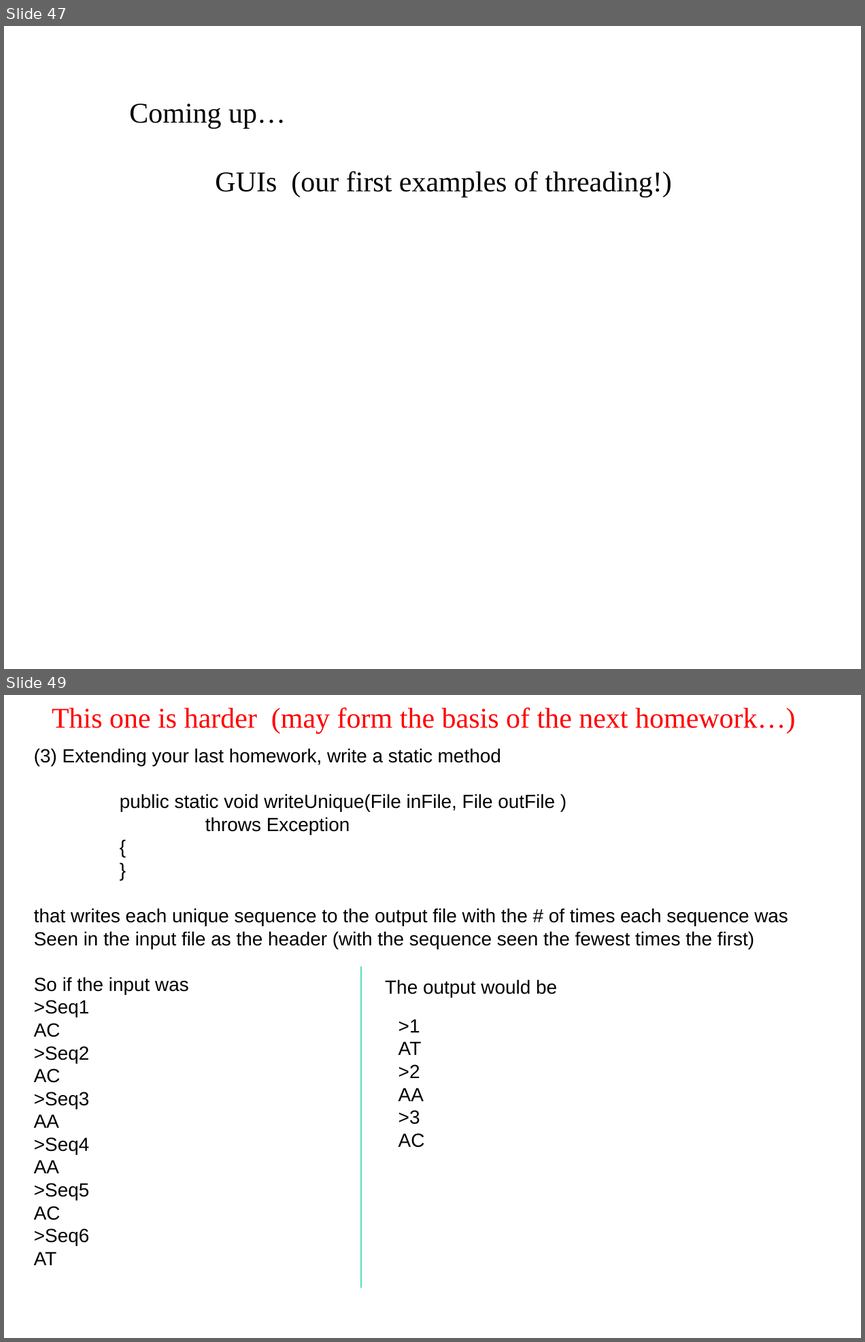
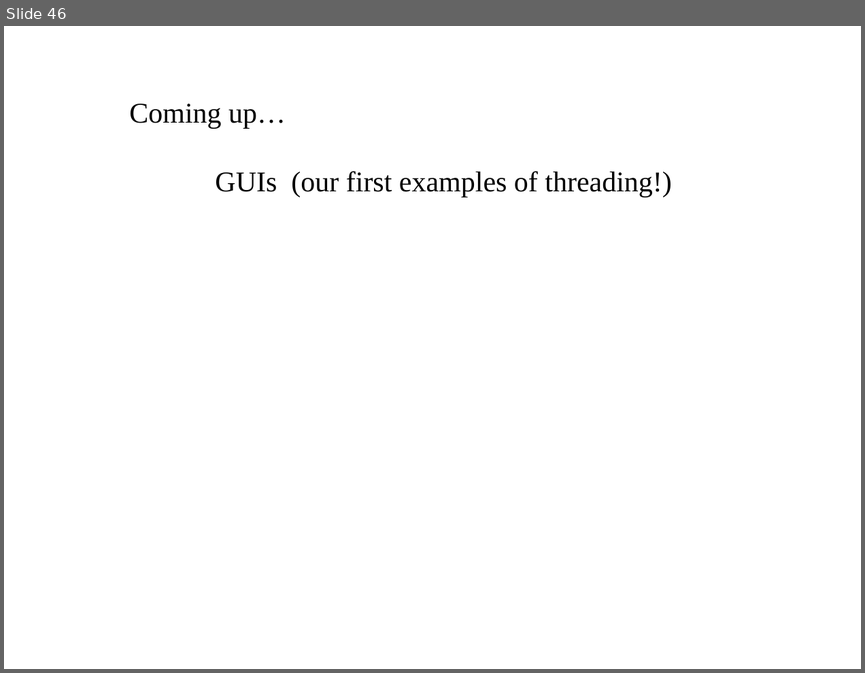
Before and after one commit to afodor/afodor.github.io, a slide deck: classes/prog2016/Prog3-Lecture09.ppt. Shown one above the other, each under a label of ours: slides 47 and 49 before the commit, slide 46 after it; the slides between them are not shown. The pictures are 865x1342 and 865x673 pixels, drawn with LibreOffice and Linux fonts; fonts in the diff are those of the drawing. Boxes give left, top, right and bottom in pixels: in the first picture for what was removed or moved away, otherwise in the second. Text is boxed around its words. In the diff, an @@ line names an element or a change of style, - is before the commit and + after.

```diff
--- a/classes/prog2016/Prog3-Lecture09.ppt
+++ b/classes/prog2016/Prog3-Lecture09.ppt
@@ slide 49 removed at (4,695,861,1338), background #FFFFFF @@
@@ text removed at (52,707,796,734) @@
-This one is harder (may form the basis of the next homework…)
@@ text removed at (34,748,788,1265) @@
-(3) Extending your last homework, write a static method
-public static void writeUnique(File inFile, File outFile )
-throws Exception
-{
-}
-that writes each unique sequence to the output file with the # of times each sequence was
-Seen in the input file as the header (with the sequence seen the fewest times the first)
-So if the input was
->Seq1
-AC
->Seq2
-AC
->Seq3
-AA
->Seq4
-AA
->Seq5
-AC
->Seq6
-AT
@@ line removed from (361, 966) to (361, 1288) @@
@@ text removed at (385,979,557,997) @@
-The output would be
@@ text removed at (398,1019,425,1147) @@
->1
-AT
->2
-AA
->3
-AC
@@ what was slide 47 is now slide 46 @@
```
Also in this commit, not shown: 2 other slides removed, 2 other files.
